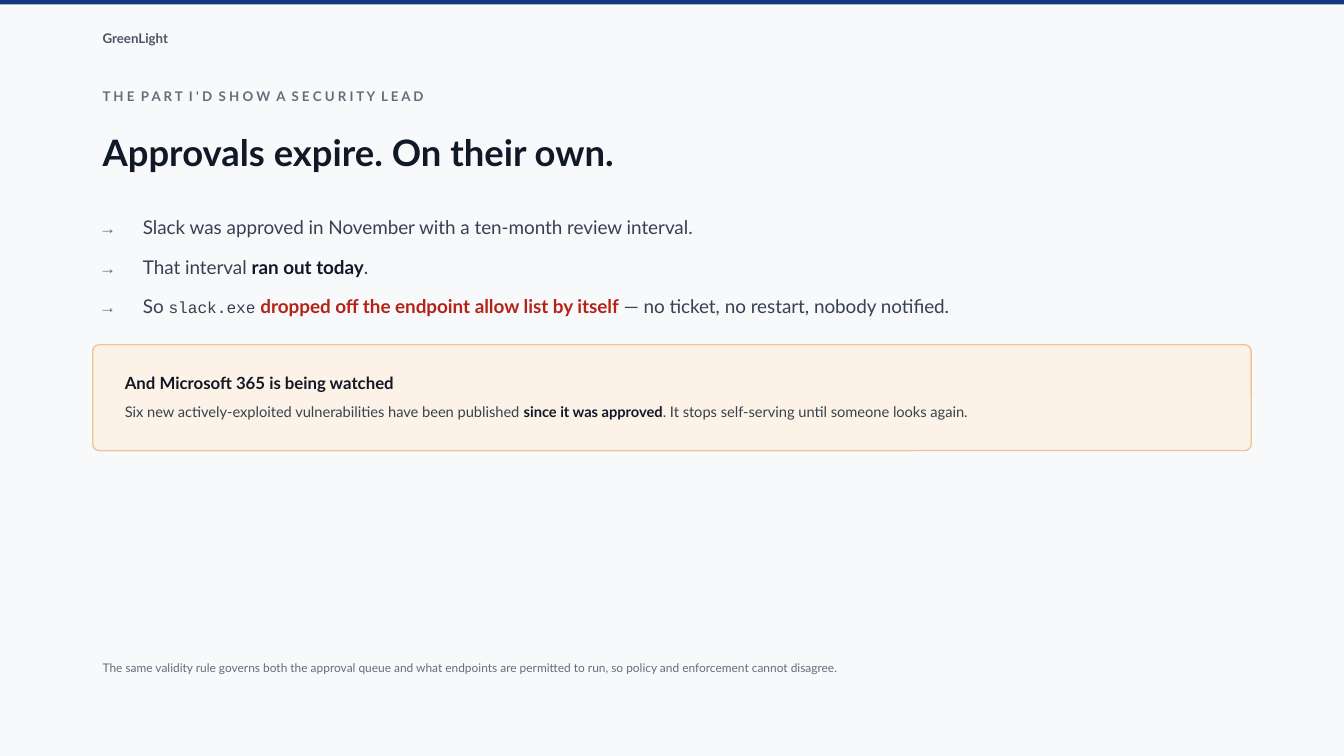
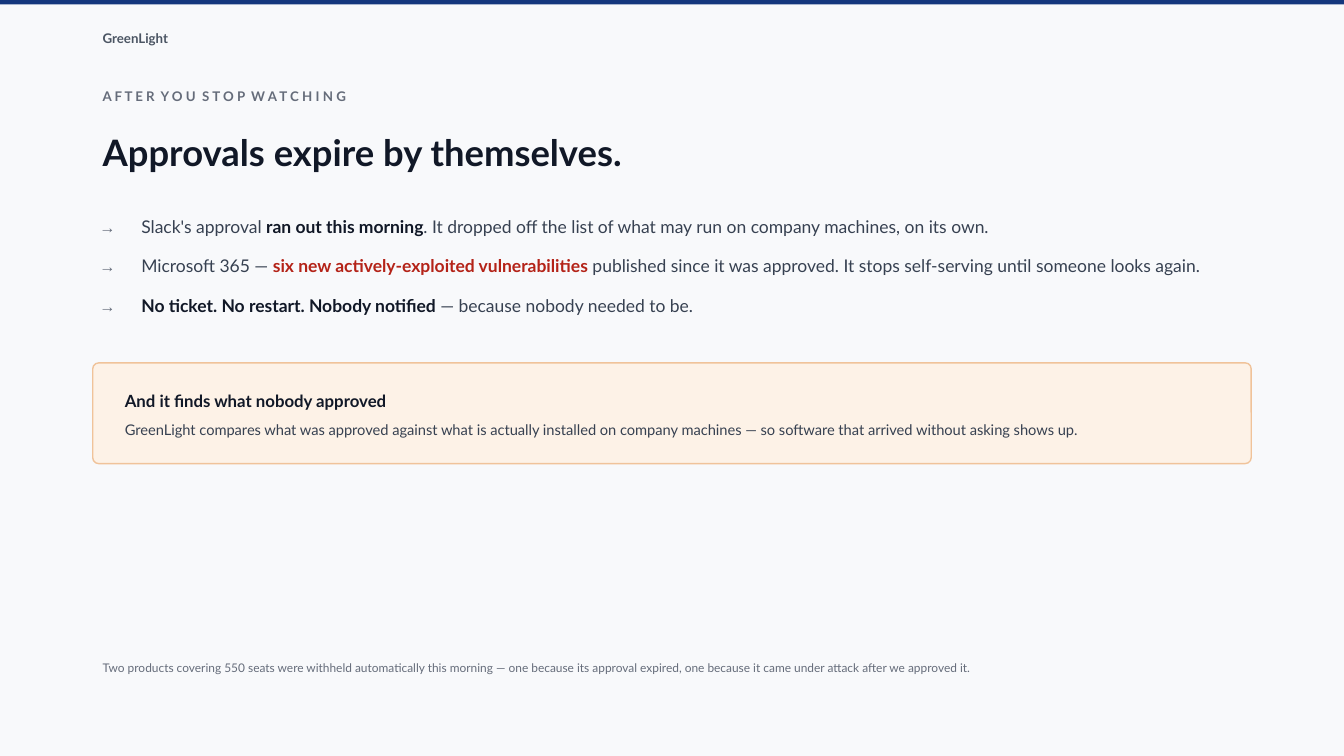
Before and after one commit to lakshitha-dev/greenlight, a slide deck: slide 8 of docs/greenlight-deck.pptx (slide 9 before the commit). Drawn at 1344x756 pixels with LibreOffice and Linux fonts; fonts in the diff are those of the drawing. Boxes give left, top, right and bottom in pixels: in the first picture for what was removed or moved away, otherwise in the second. Text is boxed around its words. In the diff, an @@ line names an element or a change of style, - is before the commit and + after.

```diff
--- a/docs/greenlight-deck.pptx
+++ b/docs/greenlight-deck.pptx
@@ text at [103,91,346,101]: text changed @@
-T H E P A R T I ' D S H O W A S E C U R I T Y L E A D
+A F T E R Y O U S T O P W A T C H I N G
@@ text at [103,139,622,172]: text changed @@
-Approvals expire. On their own.
+Approvals expire by themselves.
@@ text at [141,220,1200,315]: text changed; size 13.5 to 12.5 pt @@
-→ Slack was approved in November with a ten-month review interval.
-→ That interval ran out today.
-→ So slack.exe dropped off the endpoint allow list by itself — no ticket, no restart, nobody notified.
+→ Slack's approval ran out this morning. It dropped off the list of what may run on company machines, on its own.
+→ Microsoft 365 — six new actively-exploited vulnerabilities published since it was approved. It stops self-serving until someone looks again.
+→ No ticket. No restart. Nobody notified — because nobody needed to be.
@@ rounded rectangle: place and size @@
-rounded rectangle at [93,345,1251,451]
+rounded rectangle at [93,363,1251,464]
@@ text at [125,394,1078,438]: text changed @@
-And Microsoft 365 is being watched
-Six new actively-exploited vulnerabilities have been published since it was approved. It stops self-serving until someone looks again.
+And it finds what nobody approved
+GreenLight compares what was approved against what is actually installed on company machines — so software that arrived without asking shows up.
@@ text at [103,663,970,674]: text changed @@
-The same validity rule governs both the approval queue and what endpoints are permitted to run, so policy and enforcement cannot disagree.
+Two products covering 550 seats were withheld automatically this morning — one because its approval expired, one because it came under attack after we approved it.
```
Also in this commit, not shown: 6 other slides changed, 5 slides added, 6 slides removed, 3 other files.
